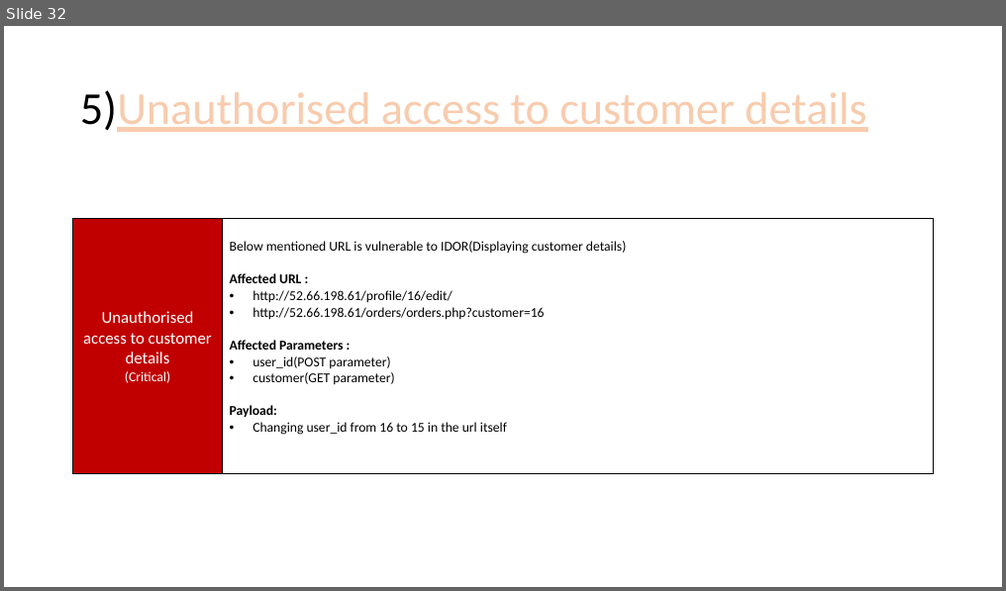
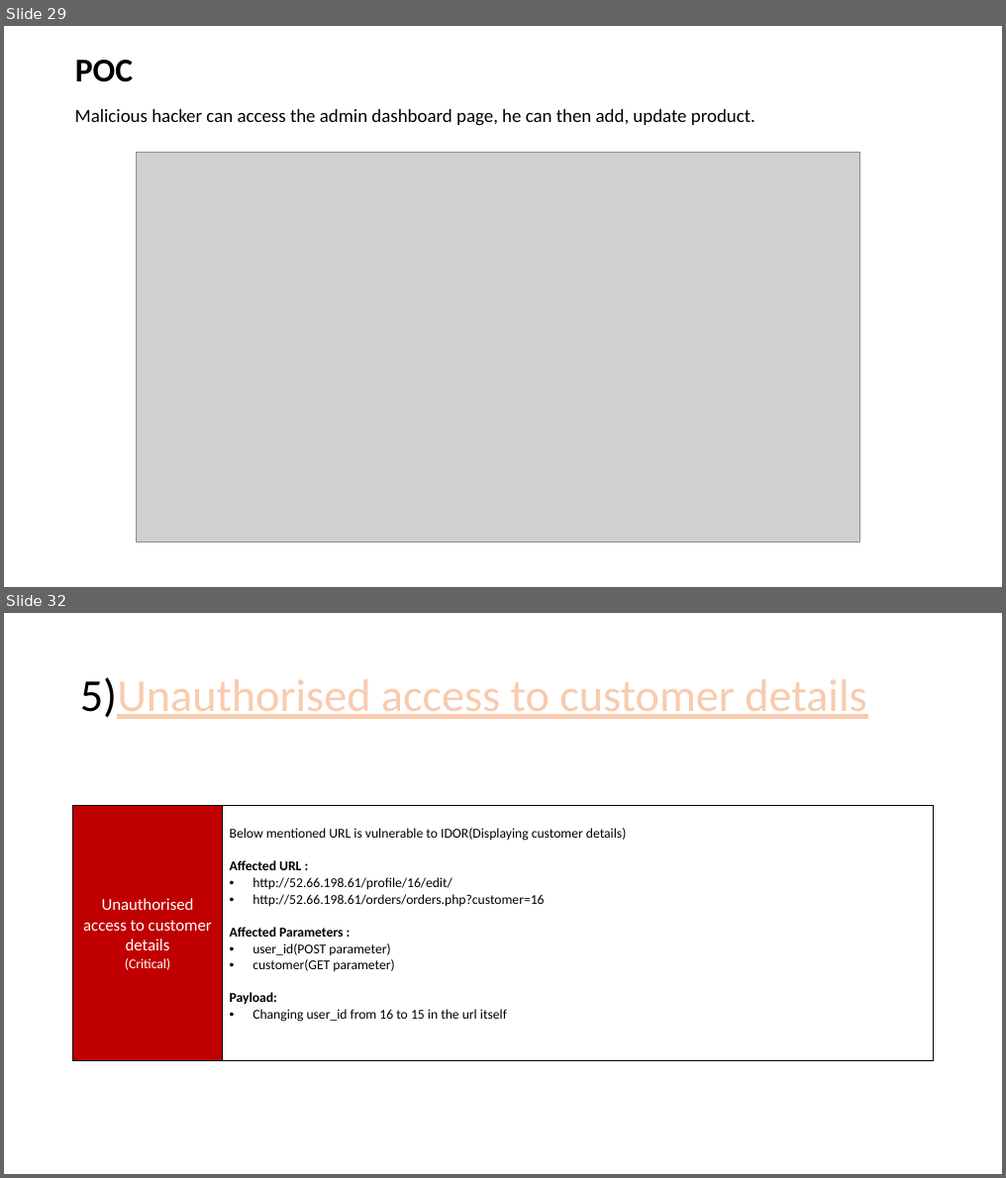
Before and after one commit to RocktimRajkumar/CEH-hack-a-thon, a slide deck: reports/Lifestyle Store/LifeStyle Store Application Reports.pptx. Shown one above the other, each under a label of ours: slide 32 before the commit, slides 29 and 32 after it; the slides between them are not shown. The pictures are 1006x591 and 1006x1178 pixels, drawn with LibreOffice and Linux fonts; fonts in the diff are those of the drawing; grey boxes stand for pictures. Boxes give left, top, right and bottom in pixels: in the first picture for what was removed or moved away, otherwise in the second. Text is boxed around its words. In the diff, an @@ line names an element or a change of style, - is before the commit and + after.

```diff
--- a/reports/Lifestyle Store/LifeStyle Store Application Reports.pptx
+++ b/reports/Lifestyle Store/LifeStyle Store Application Reports.pptx
@@ slide 29 added at (4, 26, 1002, 587), background #FFFFFF @@
@@ title added at (75, 60, 133, 82), 32 pt, text #000000, bold @@
+POC
@@ text added at (75, 109, 755, 126), 18 pt, text #000000 @@
+Malicious hacker can access the admin dashboard page, he can then add, update product.
@@ picture added at (136, 152, 860, 543) @@
```
Also in this commit, not shown: 24 slides changed, 2 other slides added, 3 slides removed, 1 other file.
